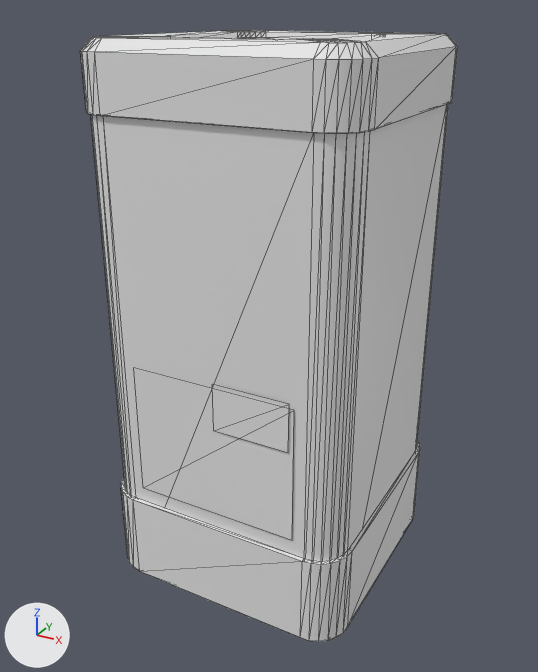
A saved change to the FBX model Art/Exports/Procedural/PROC_DeliJar.fbx.
Both versions are drawn from a 50 mm camera at (0.196, -0.366, 0.327) aimed at (-0.002, -0.006, 0.147). The lights are fixed; the arrows at lower left show +X, +Y and +Z. The older version comes first. Mesh edges are drawn as thin lines. Objects named as collision shapes, trigger or cutter boxes, shadow casters or lower levels of detail are left out. Where no turn or scale is listed for an object, it has been applied to the vertices.

The first picture shows 'PROC_DeliJar_Band_LOD0', 'PROC_DeliJar_Glass_LOD0', 'PROC_DeliJar_Label_LOD0', 'PROC_DeliJar_Lid_LOD0', 'PROC_DeliJar_ThcTag_LOD0'.
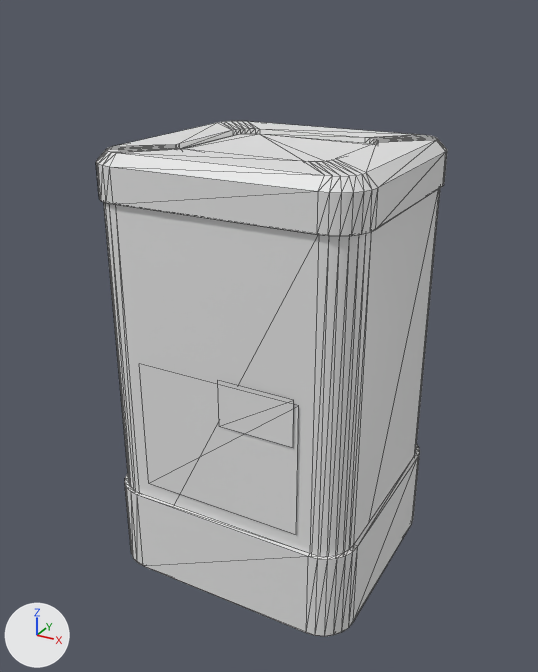
What differs and where, as boxes [x1, y1, x2, y2] in the pictures (538 x 672 px):
```json
{"object": "PROC_DeliJar_Glass_LOD0", "change": "moved, rescaled", "before": [90, 104, 449, 561], "after": [104, 188, 440, 556], "on screen": "6% narrower, 19% shorter"}
{"object": "PROC_DeliJar_Lid_LOD0", "change": "reshaped", "before": [80, 30, 458, 134], "after": [96, 121, 447, 236], "on screen": "7% narrower, 10% taller"}
{"object": "PROC_DeliJar_Band_LOD0", "change": "mesh rescaled", "before": [121, 440, 420, 642], "after": [125, 445, 420, 636]}
```

The change, as JSON lines over the scene's bpy script:
```json
{"block": "me_proc_delijar_glass_lod0", "where": "# used by ob_proc_delijar_glass_lod0; location = (0.0, 0.0, 0.0)"}
{"op": "remove", "block": "me_proc_delijar_glass_lod0", "code": "me_proc_delijar_glass_lod0.from_pydata(...)  # 140 vertices, 276 faces; spans x -0.075..0.075, y -0.075..0.075, z 0.0..0.28"}
{"op": "add", "block": "me_proc_delijar_glass_lod0", "code": "me_proc_delijar_glass_lod0.from_pydata(...)  # 140 vertices, 276 faces; spans x -0.076..0.076, y -0.07..0.07, z 0.0..0.235"}
{"block": "me_proc_delijar_glass_lod0", "change": "me_proc_delijar_glass_lod0 part 2: the whole mesh is scaled about its middle by (1.02, 0.923, 0.837), then moved by (0.0, 0.0, -0.022)"}
{"block": "me_proc_delijar_band_lod0", "where": "# used by ob_proc_delijar_band_lod0; location = (0.0, 0.0, 0.0)"}
{"op": "remove", "block": "me_proc_delijar_band_lod0", "code": "me_proc_delijar_band_lod0.from_pydata(...)  # 112 vertices, 220 faces; spans x -0.078..0.078, y -0.078..0.078, z 0.0..0.055"}
{"op": "add", "block": "me_proc_delijar_band_lod0", "code": "me_proc_delijar_band_lod0.from_pydata(...)  # 112 vertices, 220 faces; spans x -0.079..0.079, y -0.072..0.072, z 0.0..0.055"}
{"block": "me_proc_delijar_band_lod0", "change": "me_proc_delijar_band_lod0 part 3: the whole mesh is scaled about its middle by (1.02, 0.926, 1)"}
{"block": "me_proc_delijar_lid_lod0", "where": "# used by ob_proc_delijar_lid_lod0; location = (0.0, 0.0, 0.0)"}
{"op": "remove", "block": "me_proc_delijar_lid_lod0", "code": "me_proc_delijar_lid_lod0.from_pydata(...)  # 140 vertices, 276 faces; spans x -0.077..0.077, y -0.077..0.077, z 0.28..0.315"}
{"op": "add", "block": "me_proc_delijar_lid_lod0", "code": "me_proc_delijar_lid_lod0.from_pydata(...)  # 140 vertices, 276 faces; spans x -0.078..0.078, y -0.072..0.072, z 0.235..0.26"}
{"block": "me_proc_delijar_lid_lod0", "change": "me_proc_delijar_lid_lod0 part 1: 140 of 140 vertices moved; they spanned x -0.077..0.077, y -0.077..0.077, z 0.28..0.315 and now span x -0.078..0.078, y -0.072..0.072, z 0.235..0.26; mean shift (0.0, 0.0, -0.053)"}
```
